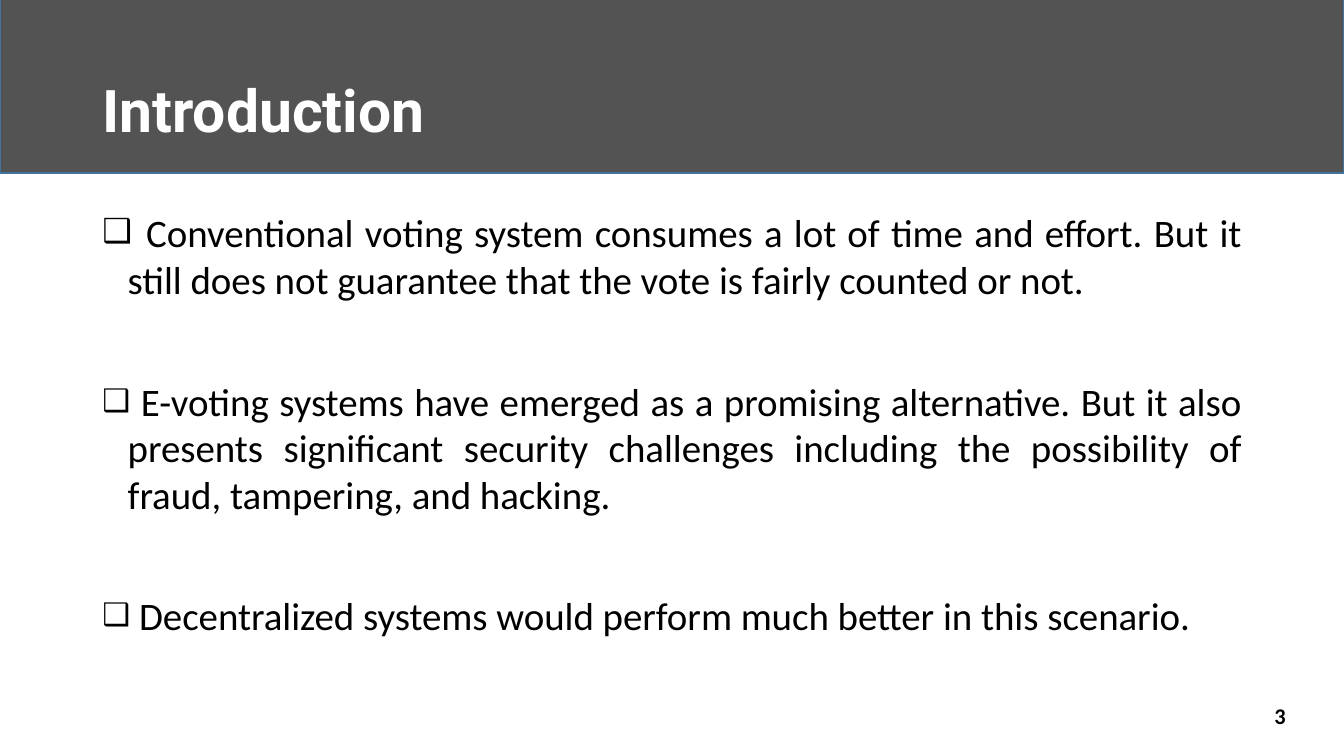
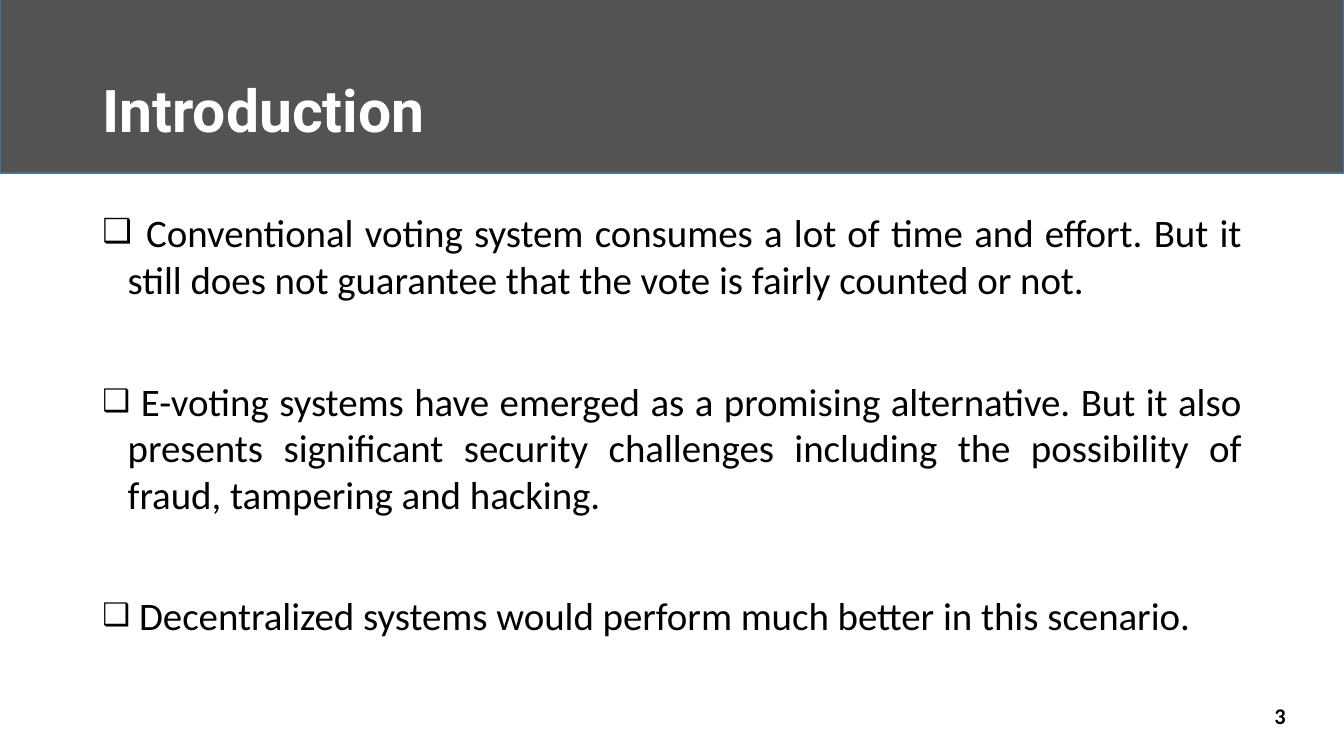
Before and after one commit to Nafi-13/Thesis, a slide deck: slide 3 of 1707013.pptx. Drawn at 1344x756 pixels with LibreOffice and Linux fonts; fonts in the diff are those of the drawing. Boxes give left, top, right and bottom in pixels: in the first picture for what was removed or moved away, otherwise in the second. Text is boxed around its words. In the diff, an @@ line names an element or a change of style, - is before the commit and + after.

```diff
--- a/1707013.pptx
+++ b/1707013.pptx
@@ text at [128, 389, 1241, 516]: text changed @@
-❑ E-voting systems have emerged as a promising alternative. But it also presents significant security challenges including the possibility of fraud, tampering, and hacking.
+❑ E-voting systems have emerged as a promising alternative. But it also presents significant security challenges including the possibility of fraud, tampering and hacking.
```
Also in this commit, not shown: 14 other slides changed, 1 other file.
